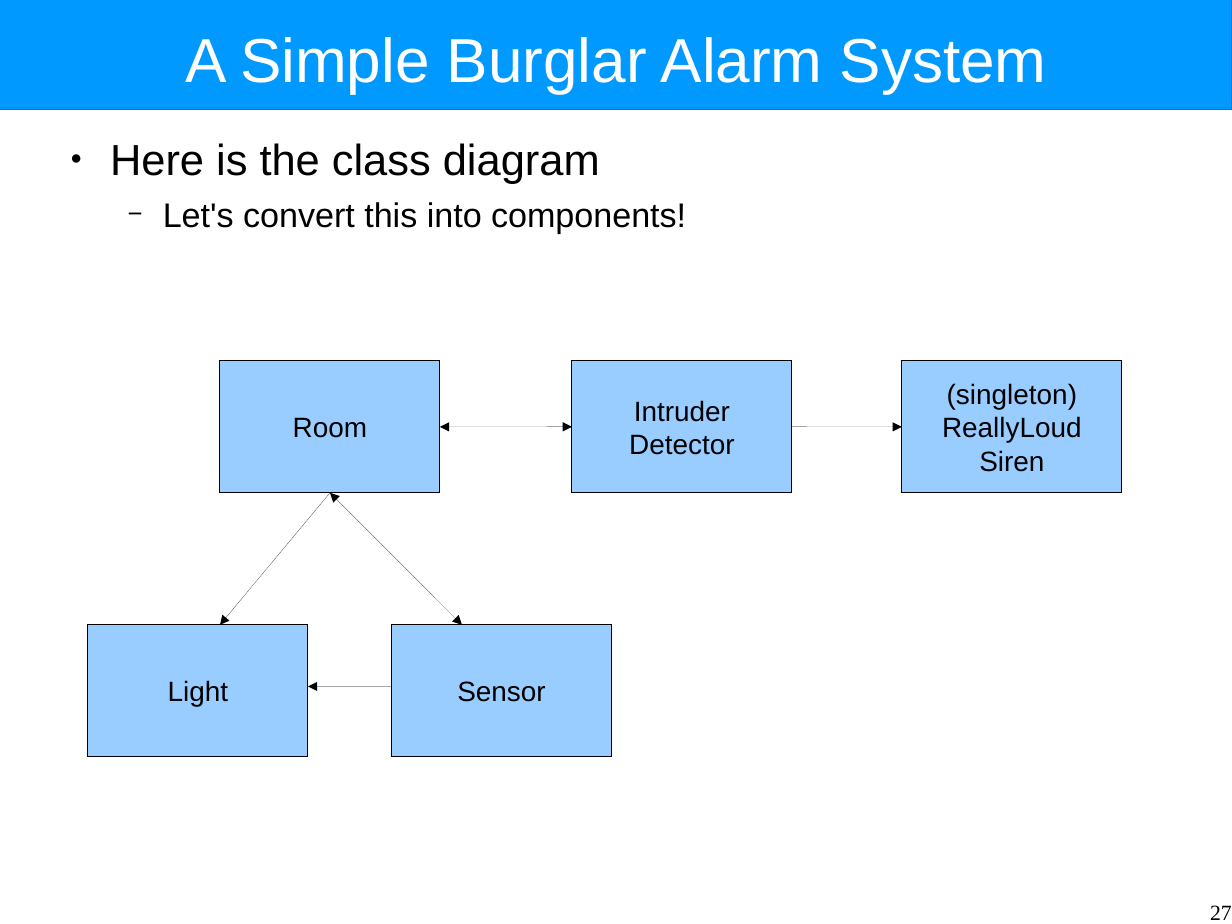
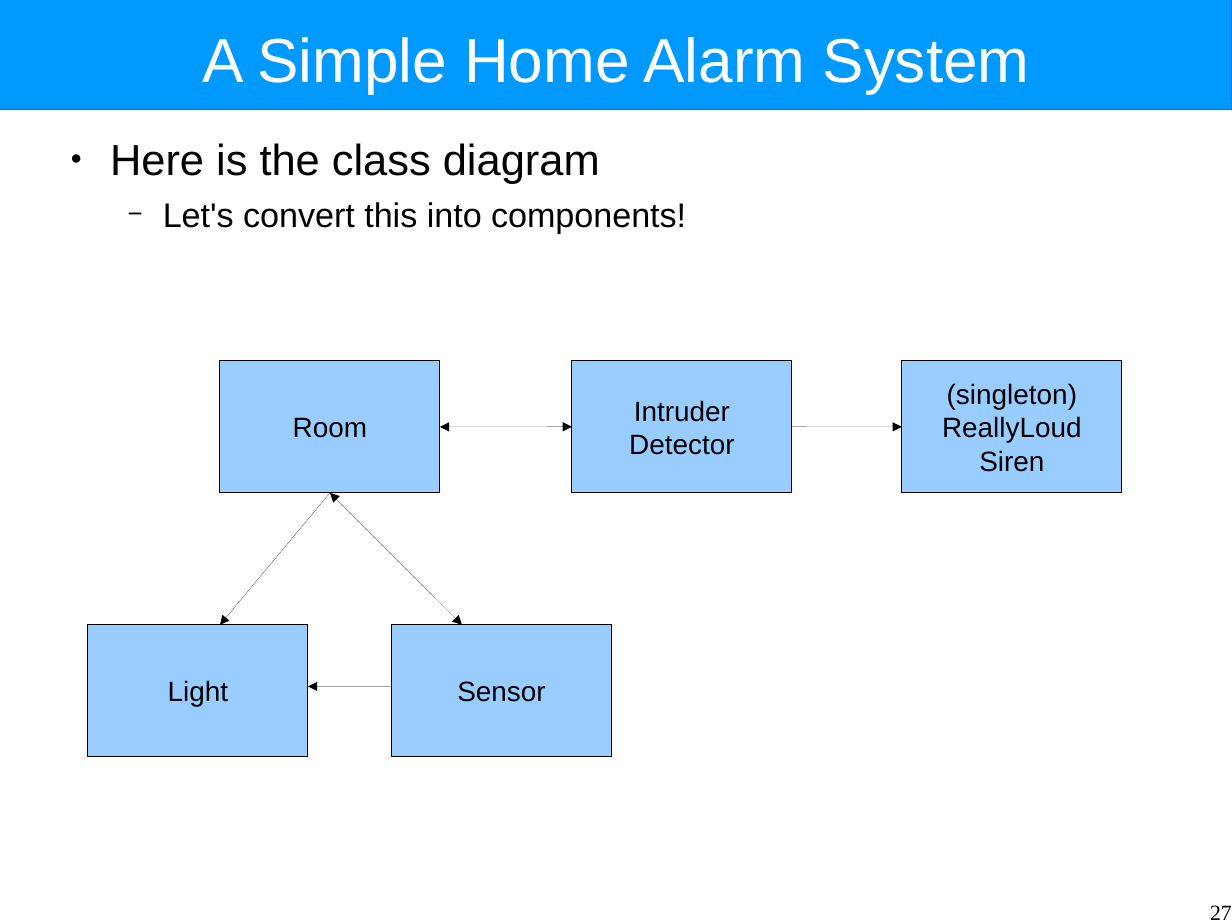
Before and after one commit to Intrinsarc/intrinsarc-evolve, a slide deck: slide 27 of Academic Work/lectures/components.odp. Drawn at 1232x924 pixels with LibreOffice and Linux fonts; fonts in the diff are those of the drawing. Boxes give left, top, right and bottom in pixels: in the first picture for what was removed or moved away, otherwise in the second. Text is boxed around its words. In the diff, an @@ line names an element or a change of style, - is before the commit and + after.

```diff
--- a/Academic Work/lectures/components.odp
+++ b/Academic Work/lectures/components.odp
@@ title at bbox=[202, 37, 1030, 94]: text changed @@
-A Simple Burglar Alarm System
+A Simple Home Alarm System
```
Also in this commit, not shown: 12 other slides changed, 25 slides added, 9 slides removed, 3 other files.
